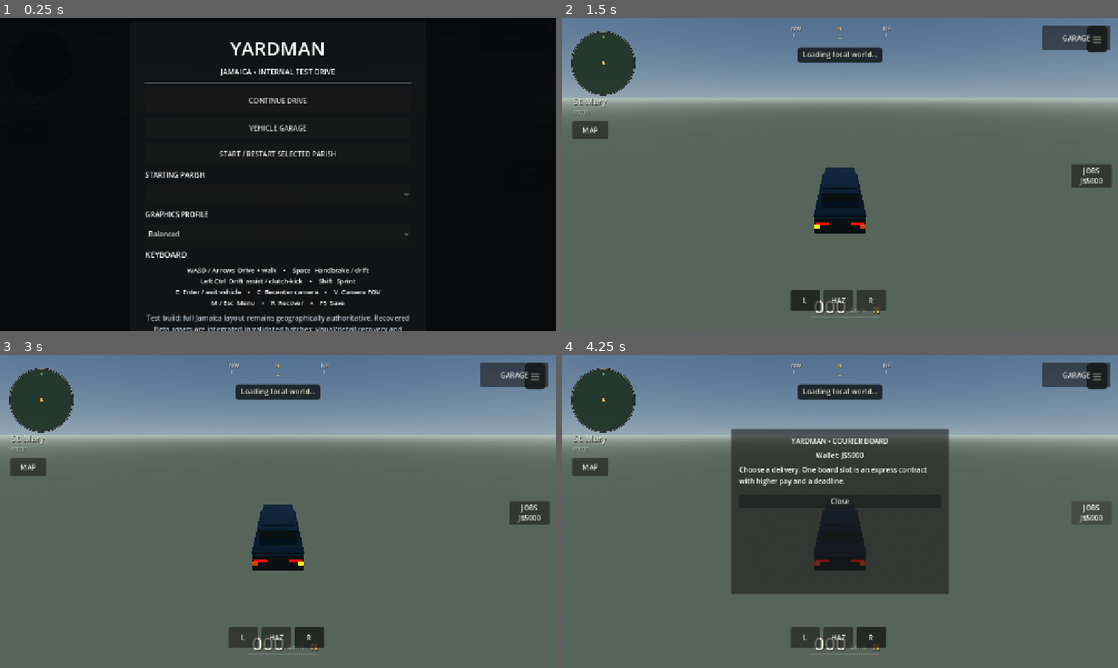
Above: before the commit, frames 1-4 (two rows, left to right).
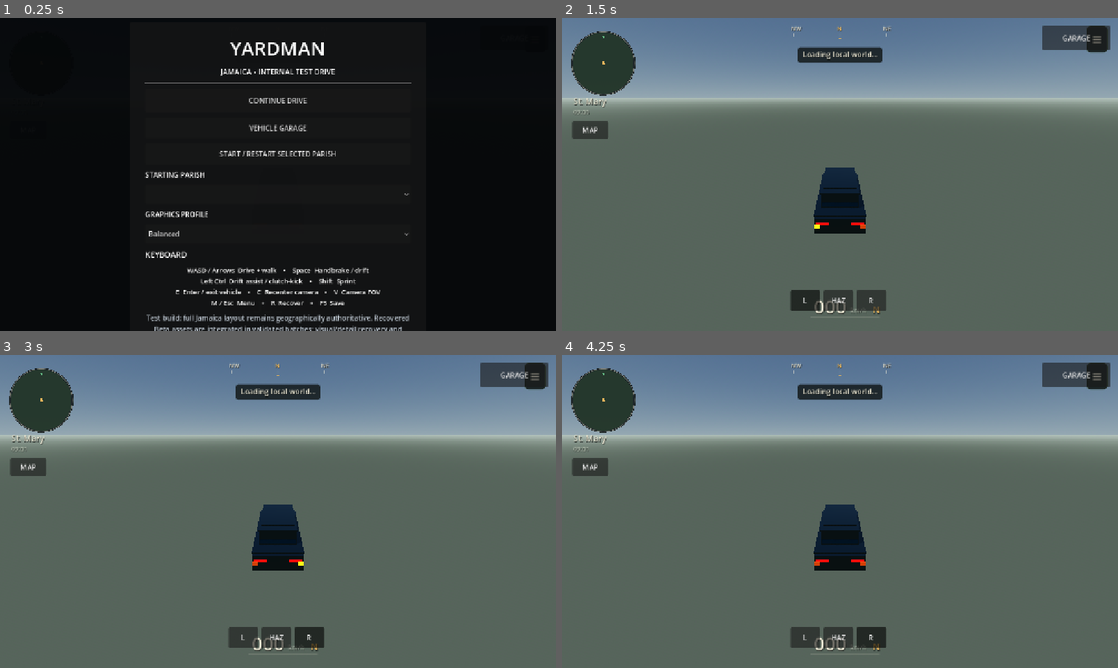
Above: after the commit, the same moments.

Repository: rell28194-rgb/yardman
Game: Godot game, scene res://main.tscn
The game is run twice, just before and just after one commit, with the same random seed, the same clock (stepped at 60 frames per second) and the same inputs.
Inputs (mouse positions are in pixels of both pictures, inside the frame that each line leads up to):
- Up to frame 1 (0.25 s): no input
- Up to frame 2 (1.5 s): click "START / RESTART SELECTED PARI…" at 0.5 s; click "L" at 1.25 s
- Up to frame 3 (3 s): click "HAZ" at 2 s; click "R" at 2.75 s
- Up to frame 4 (4.25 s): click (1090, 511) at 3.5 s, where only the run before the commit has a clickable "JOBS J$5000"

The runs differ from the first frame. In frame 2, 0.5% of the frame differs, in the area x 91-99%, y 46-55%; in frame 3, 0.5%; in frame 4, 19%, in the area x 30-99%, y 23-77%.

Commit message:
fix: restore map-and-cars runtime scope

Diff:
--- a/godot/project.godot
+++ b/godot/project.godot
@@ -19,24 +19,12 @@
 RoadDrainageRuntime="*res://scripts/road_drainage_runtime.gd"
 RoadsideEngineeringRuntime="*res://scripts/roadside_engineering_runtime.gd"
 RoadHairpinRuntime="*res://scripts/road_hairpin_runtime.gd"
-TrafficRuntime="*res://scripts/traffic_runtime_safe.gd"
-TrafficSignalRuntime="*res://scripts/traffic_signal_runtime.gd"
 ParkedVehicleRuntime="*res://scripts/parked_vehicle_runtime_safe.gd"
-PedestrianRuntime="*res://scripts/pedestrian_runtime_safe.gd"
-PedestrianDestinationRuntime="*res://scripts/pedestrian_destination_runtime.gd"
-PedestrianIdleRuntime="*res://scripts/pedestrian_idle_runtime.gd"
-TrafficPedestrianSafetyRuntime="*res://scripts/traffic_pedestrian_safety_runtime.gd"
-TrafficVisualVarietyRuntime="*res://scripts/traffic_visual_variety_runtime.gd"
-TrafficBrakeLightRuntime="*res://scripts/traffic_brake_light_runtime.gd"
 StreetlightNightRuntime="*res://scripts/streetlight_night_runtime.gd"
 VehicleHeadlightRuntime="*res://scripts/vehicle_headlight_runtime.gd"
-TrafficHeadlightRuntime="*res://scripts/traffic_headlight_runtime.gd"
 BuildingNightRuntime="*res://scripts/building_night_runtime.gd"
 EnvironmentAudioRuntime="*res://scripts/environment_audio_runtime.gd"
 VehicleSignalRuntime="*res://scripts/vehicle_signal_runtime.gd"
-JobRuntime="*res://scripts/job_runtime.gd"
-JobPersistenceRuntime="*res://scripts/job_persistence_runtime.gd"
-JobGuidanceRuntime="*res://scripts/job_guidance_runtime.gd"
 VegetationBudgetRuntime="*res://scripts/vegetation_budget_runtime.gd"
 ReflectionBudgetRuntime="*res://scripts/reflection_budget_runtime.gd"
 ShaderWarmup="*res://scripts/shader_warmup.gd"
@@ -50,7 +38,6 @@
 GuardRailLayer="*res://scripts/guardrail_layer.gd"
 RetainingWallLayer="*res://scripts/retaining_wall_layer.gd"
 BusStopLayer="*res://scripts/bus_stop_layer.gd"
-VehicleDriverLayer="*res://scripts/vehicle_driver_layer.gd"
 StartupMenu="*res://scripts/startup_menu_runtime.gd"
 AtmosphereFX="*res://scripts/atmosphere_fx.gd"
 WeatherCycleRuntime="*res://scripts/weather_cycle_runtime.gd"
